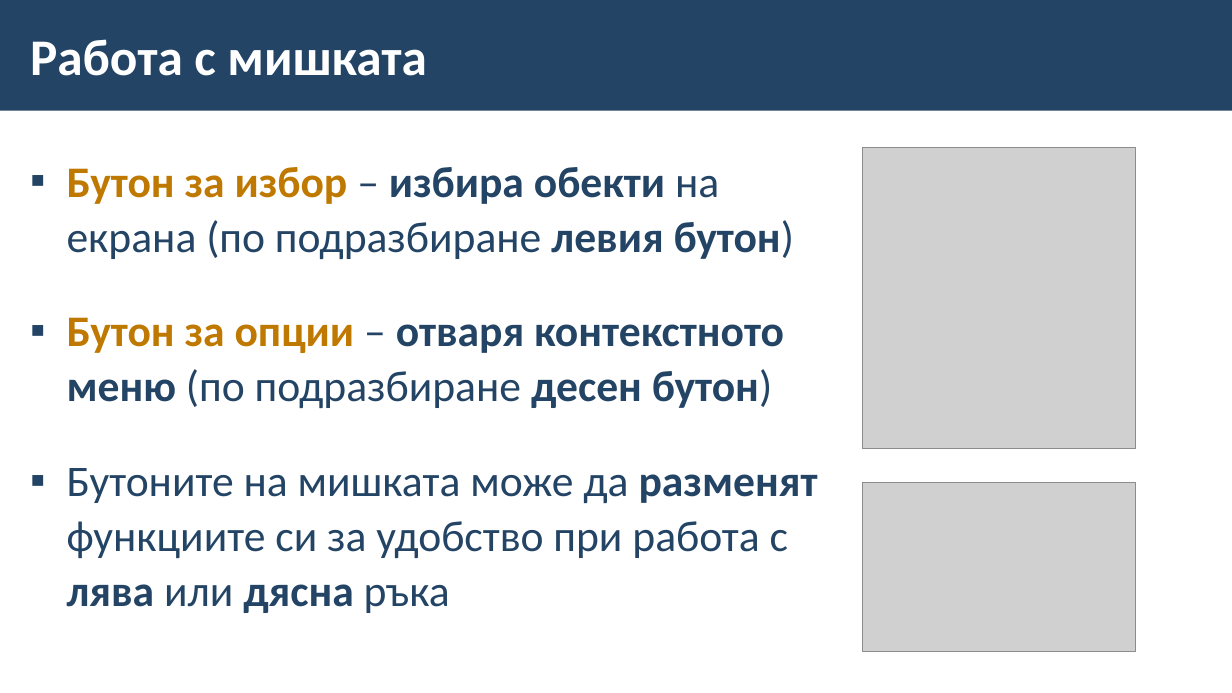
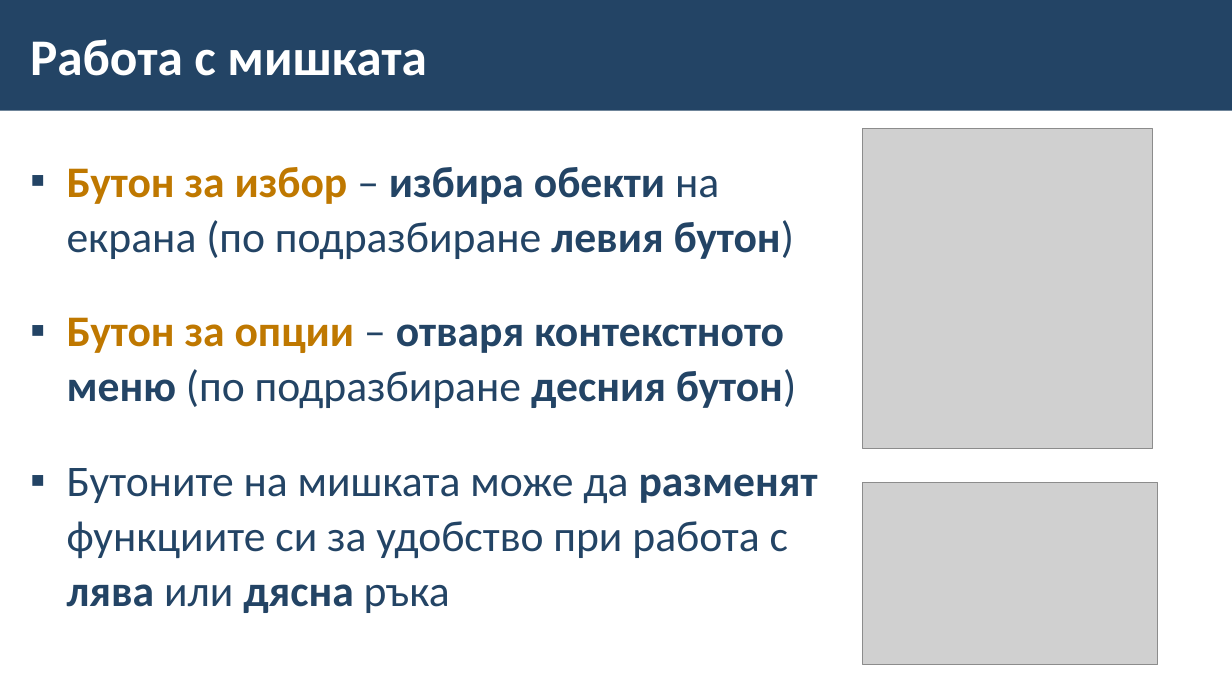
Before and after one commit to BG-IT-Edu/School-Programming, a slide deck: slide 13 of Courses/Computer-Modeling-and-IT/Computer-Modeling-and-IT-5-Class/02-User-Interface/02-User-Interface.pptx. Drawn at 1232x693 pixels with LibreOffice and Linux fonts; fonts in the diff are those of the drawing; grey boxes stand for pictures; background and template pictures are left out. Boxes give left, top, right and bottom in pixels: in the first picture for what was removed or moved away, otherwise in the second. Text is boxed around its words. In the diff, an @@ line names an element or a change of style, - is before the commit and + after.

Commit message:
Minor fixes on slides

```diff
--- a/Courses/Computer-Modeling-and-IT/Computer-Modeling-and-IT-5-Class/02-User-Interface/02-User-Interface.pptx
+++ b/Courses/Computer-Modeling-and-IT/Computer-Modeling-and-IT-5-Class/02-User-Interface/02-User-Interface.pptx
@@ picture: place and size @@
-picture at box(863, 147, 1136, 448)
+picture at box(863, 128, 1153, 448)
@@ text at box(67, 317, 796, 408): text changed @@
-▪ Бутон за опции – отваря контекстното меню (по подразбиране десен бутон)
+▪ Бутон за опции – отваря контекстното меню (по подразбиране десния бутон)
@@ picture: place and size @@
-picture at box(863, 482, 1136, 652)
+picture at box(863, 482, 1158, 665)
```
Also in this commit, not shown: 11 other slides changed, 13 other files.
